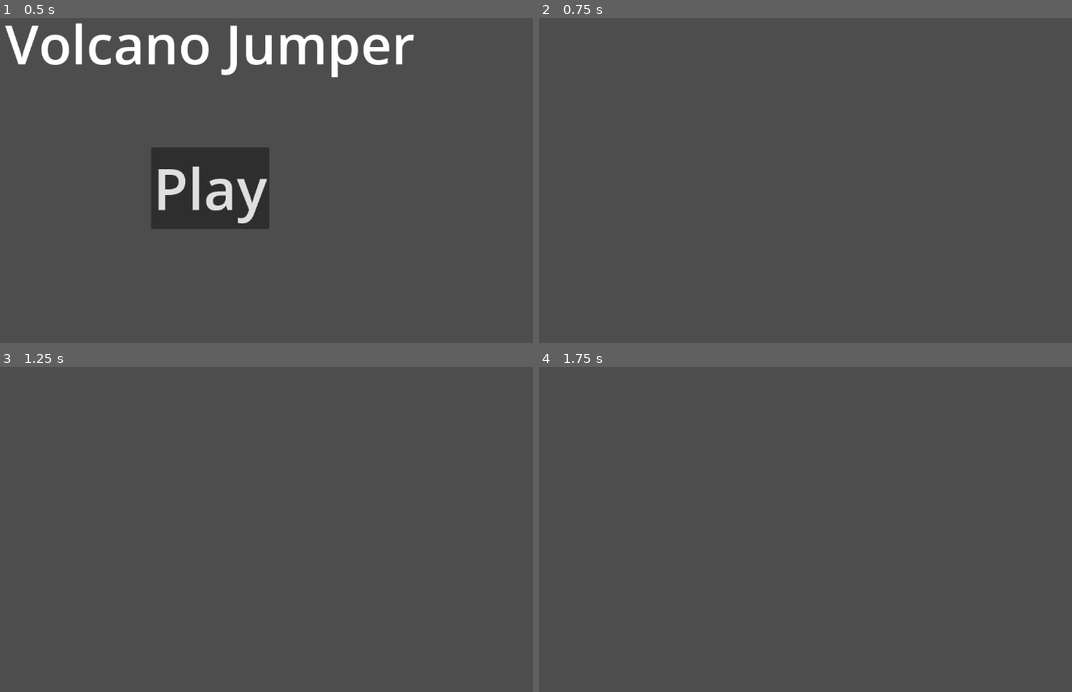
Above: before the commit, frames 1-4 (two rows, left to right).
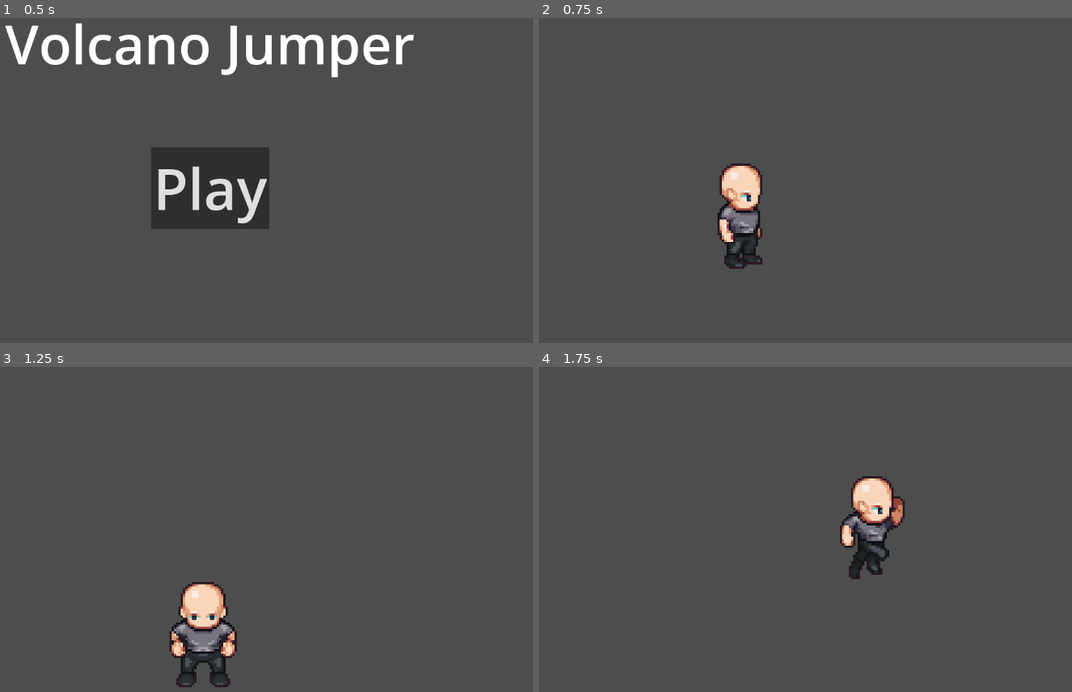
Above: after the commit, the same moments.

Repository: AlmanhalA/Dimensions-Project
Game: Godot game, scene res://menu.tscn
Two runs of this game, one before a commit and one after it. Both use one fixed random seed, a clock stepped at 60 frames per second and the inputs below.
Inputs:
- Up to frame 1 (0.5 s): no input
- Up to frame 2 (0.75 s): click "Play" at 0.5 s
- Up to frame 3 (1.25 s): no input
- Up to frame 4 (1.75 s): hold Right (move_right, bound only after the commit) from 1.28 s (still down); tap Up (jump, bound only after the commit) at 1.35, 1.52 s

Frame 1 is identical in both runs. In frame 2, 2.1% of the frame differs, in the area x 33-42%, y 44-78%; in frame 3, 2.7%, in the area x 31-45%, y 66-99%; in frame 4, 2.3%.

Commit message:
add player

Diff:
--- a/volcano-platformer/game.tscn
+++ b/volcano-platformer/game.tscn
@@ -1,3 +1,19 @@
-[gd_scene format=3 uid="uid://dkdscdhnaohs7"]
+[gd_scene load_steps=3 format=3 uid="uid://dkdscdhnaohs7"]
 
-[node name="game" type="Node2D"]
+[ext_resource type="PackedScene" uid="uid://tc3vi1fhn43u" path="res://player.tscn" id="1_80nbo"]
+
+[sub_resource type="WorldBoundaryShape2D" id="WorldBoundaryShape2D_80nbo"]
+
+[node name="main" type="Node"]
+
+[node name="Player" parent="." instance=ExtResource("1_80nbo")]
+
+[node name="Camera2D" type="Camera2D" parent="."]
+position = Vector2(3, 9)
+zoom = Vector2(4, 4)
+
+[node name="StaticBody2D" type="StaticBody2D" parent="."]
+
+[node name="CollisionShape2D" type="CollisionShape2D" parent="StaticBody2D"]
+position = Vector2(0, 56)
+shape = SubResource("WorldBoundaryShape2D_80nbo")
--- a/volcano-platformer/menu.tscn
+++ b/volcano-platformer/menu.tscn
@@ -1,6 +1,6 @@
 [gd_scene load_steps=2 format=3 uid="uid://dy8vbcky5l1r2"]
 
-[ext_resource type="Script" uid="uid://noopt5cj2w6r" path="res://button_2.gd" id="1_lti8b"]
+[ext_resource type="Script" uid="uid://noopt5cj2w6r" path="res://scripts/button_2.gd" id="1_lti8b"]
 
 [node name="Control" type="Control"]
 layout_mode = 3
--- /dev/null
+++ b/volcano-platformer/player.gd
@@ -0,0 +1,45 @@
+extends CharacterBody2D
+
+
+const SPEED = 130.0
+const JUMP_VELOCITY = -300.0
+
+# Get the gravity from the project settings to be synced with RigidBody nodes.
+var gravity = ProjectSettings.get_setting("physics/2d/default_gravity")
+
+@onready var animated_sprite = $AnimatedSprite2D
+
+func _physics_process(delta):
+	# Add the gravity.
+	if not is_on_floor():
+		velocity.y += gravity * delta
+
+	# Handle jump.
+	if Input.is_action_just_pressed("jump") and is_on_floor():
+		velocity.y = JUMP_VELOCITY
+
+	# Get the input direction: -1, 0, 1
+	var direction = Input.get_axis("move_left", "move_right")
+
+	# Flip the Sprite
+	if direction > 0:
+		animated_sprite.flip_h = false
+	elif direction < 0:
+		animated_sprite.flip_h = true
+
+	# Play animations
+	if is_on_floor():
+		if direction == 0:
+			animated_sprite.play("idel")
+		else:
+			animated_sprite.play("run")
+	else:
+		animated_sprite.play("jump")
+
+	# Apply movement
+	if direction:
+		velocity.x = direction * SPEED
+	else:
+		velocity.x = move_toward(velocity.x, 0, SPEED)
+
+	move_and_slide()
--- /dev/null
+++ b/volcano-platformer/player.tscn
@@ -0,0 +1,146 @@
+[gd_scene load_steps=21 format=3 uid="uid://tc3vi1fhn43u"]
+
+[ext_resource type="Texture2D" uid="uid://cnfwp5e56rdlb" path="res://assists/Download76319.png" id="1_4flbx"]
+[ext_resource type="Script" uid="uid://btt6qc608t51b" path="res://player.gd" id="1_onrkg"]
+
+[sub_resource type="AtlasTexture" id="AtlasTexture_hjaqi"]
+atlas = ExtResource("1_4flbx")
+region = Rect2(0, 128, 64, 64)
+
+[sub_resource type="AtlasTexture" id="AtlasTexture_fvtld"]
+atlas = ExtResource("1_4flbx")
+region = Rect2(64, 128, 64, 64)
+
+[sub_resource type="AtlasTexture" id="AtlasTexture_ct4mp"]
+atlas = ExtResource("1_4flbx")
+region = Rect2(192, 128, 64, 64)
+
+[sub_resource type="AtlasTexture" id="AtlasTexture_s4jxa"]
+atlas = ExtResource("1_4flbx")
+region = Rect2(384, 128, 64, 64)
+
+[sub_resource type="AtlasTexture" id="AtlasTexture_oh5ij"]
+atlas = ExtResource("1_4flbx")
+region = Rect2(0, 1856, 64, 64)
+
+[sub_resource type="AtlasTexture" id="AtlasTexture_hp4bs"]
+atlas = ExtResource("1_4flbx")
+region = Rect2(128, 1856, 64, 64)
+
+[sub_resource type="AtlasTexture" id="AtlasTexture_g2vtq"]
+atlas = ExtResource("1_4flbx")
+region = Rect2(192, 1856, 64, 64)
+
+[sub_resource type="AtlasTexture" id="AtlasTexture_2fvbb"]
+atlas = ExtResource("1_4flbx")
+region = Rect2(256, 1856, 64, 64)
+
+[sub_resource type="AtlasTexture" id="AtlasTexture_ml7e8"]
+atlas = ExtResource("1_4flbx")
+region = Rect2(0, 2624, 64, 64)
+
+[sub_resource type="AtlasTexture" id="AtlasTexture_ihjo1"]
+atlas = ExtResource("1_4flbx")
+region = Rect2(64, 2624, 64, 64)
+
+[sub_resource type="AtlasTexture" id="AtlasTexture_dk1vr"]
+atlas = ExtResource("1_4flbx")
+region = Rect2(128, 2624, 64, 64)
+
+[sub_resource type="AtlasTexture" id="AtlasTexture_34jf3"]
+atlas = ExtResource("1_4flbx")
+region = Rect2(192, 2624, 64, 64)
+
+[sub_resource type="AtlasTexture" id="AtlasTexture_u7b46"]
+atlas = ExtResource("1_4flbx")
+region = Rect2(256, 2624, 64, 64)
+
+[sub_resource type="AtlasTexture" id="AtlasTexture_j4wxg"]
+atlas = ExtResource("1_4flbx")
+region = Rect2(320, 2624, 64, 64)
+
+[sub_resource type="AtlasTexture" id="AtlasTexture_bup7g"]
+atlas = ExtResource("1_4flbx")
+region = Rect2(384, 2624, 64, 64)
+
+[sub_resource type="AtlasTexture" id="AtlasTexture_4ja17"]
+atlas = ExtResource("1_4flbx")
+region = Rect2(448, 2624, 64, 64)
+
+[sub_resource type="SpriteFrames" id="SpriteFrames_v4iqv"]
+animations = [{
+"frames": [{
+"duration": 1.0,
+"texture": SubResource("AtlasTexture_hjaqi")
+}, {
+"duration": 1.0,
+"texture": SubResource("AtlasTexture_fvtld")
+}, {
+"duration": 1.0,
+"texture": SubResource("AtlasTexture_ct4mp")
+}, {
+"duration": 1.0,
+"texture": SubResource("AtlasTexture_s4jxa")
+}],
+"loop": true,
+"name": &"idel",
+"speed": 5.0
+}, {
+"frames": [{
+"duration": 1.0,
+"texture": SubResource("AtlasTexture_oh5ij")
+}, {
+"duration": 1.0,
+"texture": SubResource("AtlasTexture_hp4bs")
+}, {
+"duration": 1.0,
+"texture": SubResource("AtlasTexture_g2vtq")
+}, {
+"duration": 1.0,
+"texture": SubResource("AtlasTexture_2fvbb")
+}],
+"loop": true,
+"name": &"jump",
+"speed": 5.0
+}, {
+"frames": [{
+"duration": 1.0,
+"texture": SubResource("AtlasTexture_ml7e8")
+}, {
+"duration": 1.0,
+"texture": SubResource("AtlasTexture_ihjo1")
+}, {
+"duration": 1.0,
+"texture": SubResource("AtlasTexture_dk1vr")
+}, {
+"duration": 1.0,
+"texture": SubResource("AtlasTexture_34jf3")
+}, {
+"duration": 1.0,
+"texture": SubResource("AtlasTexture_u7b46")
+}, {
+"duration": 1.0,
+"texture": SubResource("AtlasTexture_j4wxg")
+}, {
+"duration": 1.0,
+"texture": SubResource("AtlasTexture_bup7g")
+}, {
+"duration": 1.0,
+"texture": SubResource("AtlasTexture_4ja17")
+}],
+"loop": true,
+"name": &"run",
+"speed": 5.0
+}]
+
+[sub_resource type="CircleShape2D" id="CircleShape2D_42h83"]
+
+[node name="Player" type="CharacterBody2D"]
+script = ExtResource("1_onrkg")
+
+[node name="AnimatedSprite2D" type="AnimatedSprite2D" parent="."]
+sprite_frames = SubResource("SpriteFrames_v4iqv")
+animation = &"idel"
+
+[node name="CollisionShape2D" type="CollisionShape2D" parent="."]
+shape = SubResource("CircleShape2D_42h83")
--- a/volcano-platformer/project.godot
+++ b/volcano-platformer/project.godot
@@ -13,8 +13,31 @@
 config/name="Volcano Platformer"
 run/main_scene="uid://dy8vbcky5l1r2"
 config/features=PackedStringArray("4.4", "Mobile")
-config/icon="res://icon.svg"
+config/icon="res://assists/icon.svg"
+
+[input]
+
+jump={
+"deadzone": 0.2,
+"events": [Object(InputEventKey,"resource_local_to_scene":false,"resource_name":"","device":-1,"window_id":0,"alt_pressed":false,"shift_pressed":false,"ctrl_pressed":false,"meta_pressed":false,"pressed":false,"keycode":0,"physical_keycode":4194320,"key_label":0,"unicode":0,"location":0,"echo":false,"script":null)
+, Object(InputEventKey,"resource_local_to_scene":false,"resource_name":"","device":-1,"window_id":0,"alt_pressed":false,"shift_pressed":false,"ctrl_pressed":false,"meta_pressed":false,"pressed":false,"keycode":0,"physical_keycode":32,"key_label":0,"unicode":32,"location":0,"echo":false,"script":null)
+, Object(InputEventKey,"resource_local_to_scene":false,"resource_name":"","device":-1,"window_id":0,"alt_pressed":false,"shift_pressed":false,"ctrl_pressed":false,"meta_pressed":false,"pressed":false,"keycode":0,"physical_keycode":87,"key_label":0,"unicode":119,"location":0,"echo":false,"script":null)
+]
+}
+move_left={
+"deadzone": 0.2,
+"events": [Object(InputEventKey,"resource_local_to_scene":false,"resource_name":"","device":-1,"window_id":0,"alt_pressed":false,"shift_pressed":false,"ctrl_pressed":false,"meta_pressed":false,"pressed":false,"keycode":0,"physical_keycode":4194319,"key_label":0,"unicode":0,"location":0,"echo":false,"script":null)
+, Object(InputEventKey,"resource_local_to_scene":false,"resource_name":"","device":-1,"window_id":0,"alt_pressed":false,"shift_pressed":false,"ctrl_pressed":false,"meta_pressed":false,"pressed":false,"keycode":0,"physical_keycode":65,"key_label":0,"unicode":97,"location":0,"echo":false,"script":null)
+]
+}
+move_right={
+"deadzone": 0.2,
+"events": [Object(InputEventKey,"resource_local_to_scene":false,"resource_name":"","device":-1,"window_id":0,"alt_pressed":false,"shift_pressed":false,"ctrl_pressed":false,"meta_pressed":false,"pressed":false,"keycode":0,"physical_keycode":4194321,"key_label":0,"unicode":0,"location":0,"echo":false,"script":null)
+, Object(InputEventKey,"resource_local_to_scene":false,"resource_name":"","device":-1,"window_id":0,"alt_pressed":false,"shift_pressed":false,"ctrl_pressed":false,"meta_pressed":false,"pressed":false,"keycode":0,"physical_keycode":68,"key_label":0,"unicode":100,"location":0,"echo":false,"script":null)
+]
+}
 
 [rendering]
 
+textures/canvas_textures/default_texture_filter=0
 renderer/rendering_method="mobile"
Binary file added: volcano-platformer/assists/Download76319.png
Not shown, added: volcano-platformer/assists/Download76319.png.import
Renamed: volcano-platformer/icon.svg -> volcano-platformer/assists/icon.svg
Not shown, changed: volcano-platformer/assists/icon.svg.import
Not shown, added: volcano-platformer/player.gd.uid
Binary file removed: volcano-platformer/scene/player.gdc
Not shown, removed: volcano-platformer/scene/player.gdc.uid
Renamed: volcano-platformer/button_2.gd -> volcano-platformer/scripts/button_2.gd
Renamed: volcano-platformer/button_2.gd.uid -> volcano-platformer/scripts/button_2.gd.uid
